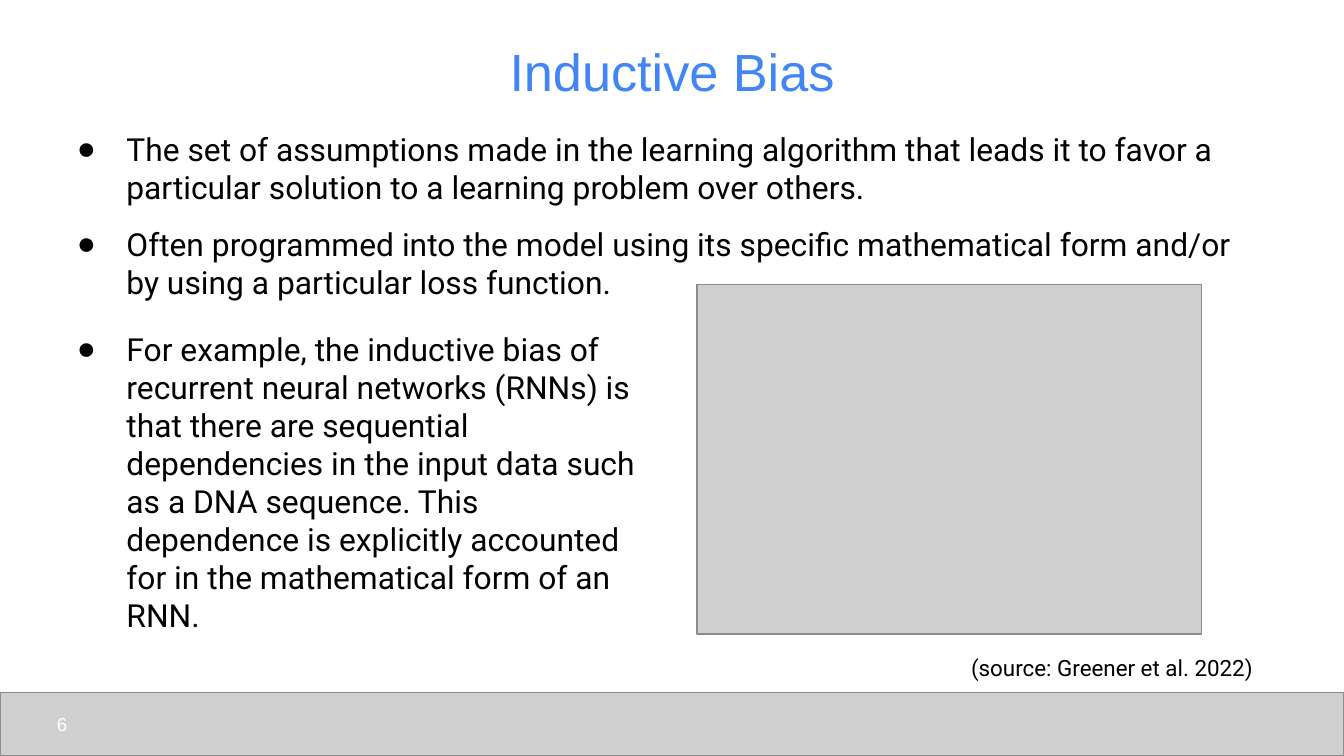
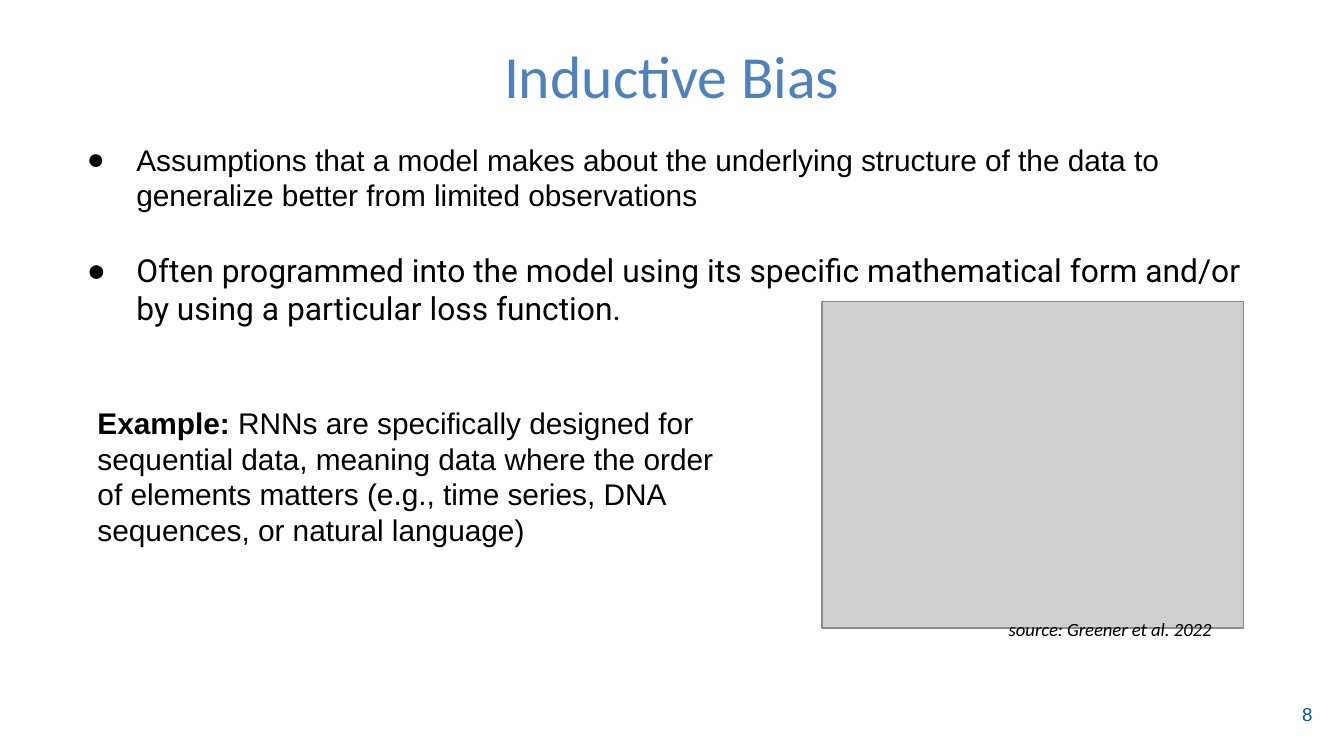
Before and after one commit to udel-cbcb/NIGMS-Sandbox-UD, a slide deck: slide 9 of Submodule_1/Lectures/Submodule_1_Lecture_2_AL_ML_basic_concepts.pptx (slide 6 before the commit). Drawn at 1344x756 pixels with LibreOffice and Linux fonts; fonts in the diff are those of the drawing; grey boxes stand for pictures; background and template pictures are left out. Boxes give left, top, right and bottom in pixels: in the first picture for what was removed or moved away, otherwise in the second. Text is boxed around its words. In the diff, an @@ line names an element or a change of style, - is before the commit and + after.

```diff
--- a/Submodule_1/Lectures/Submodule_1_Lecture_2_AL_ML_basic_concepts.pptx
+++ b/Submodule_1/Lectures/Submodule_1_Lecture_2_AL_ML_basic_concepts.pptx
@@ title "Inductive Bias" at <box>504,56,839,99</box>: size 28 to 32 pt, font Arial to Calibri, text colour #4285F4 to #4F81BD @@
@@ text "Assumptions that a model makes ...": place and size @@
-text "Assumptions that a model makes ..." at <box>126,137,1230,301</box>
+text "Assumptions that a model makes ..." at <box>136,149,1240,327</box>
@@ text at <box>136,149,1159,212</box>: text changed; size 17 to 16 pt; font Roboto to Arial @@
-● The set of assumptions made in the learning algorithm that leads it to favor a particular solution to a learning problem over others.
+● Assumptions that a model makes about the underlying structure of the data to generalize better from limited observations
@@ text at <box>136,258,1240,327</box>: less space between paragraphs @@
@@ picture: place and size @@
-picture at <box>698,285,1203,634</box>
+picture at <box>823,301,1245,628</box>
@@ text at <box>97,412,714,547</box>: text changed; size 17 to 16 pt; font Roboto to Arial @@
-● For example, the inductive bias of recurrent neural networks (RNNs) is that there are sequential dependencies in the input data such as a DNA sequence. This dependence is explicitly accounted for in the mathematical form of an RNN.
+Example: RNNs are specifically designed for sequential data, meaning data where the order of elements matters (e.g., time series, DNA sequences, or natural language)
@@ text at <box>1009,623,1212,642</box>: text changed; size 12 to 10 pt; font Roboto to Calibri; italic on @@
-(source: Greener et al. 2022)
+source: Greener et al. 2022
@@ picture removed at <box>0,692,1344,755</box> @@
@@ page number removed at <box>57,718,67,731</box> @@
-6
@@ text added at <box>515,700,828,741</box>, 12 pt, text #FFFFFF @@
+8
@@ page number added at <box>1302,708,1312,721</box>, 10 pt, text #00539F @@
+8
```
Also in this commit, not shown: 7 other slides changed, 5 slides added, 5 slides removed, 1 other file.
